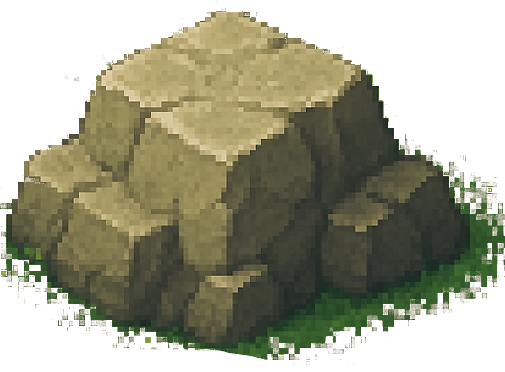
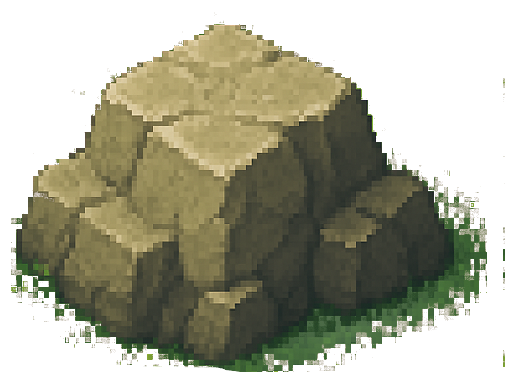
Before/after of a 505×372 layered artwork. What changed in the layer stack:
painted on "Pasted Layer #1" over (0, 0, 505, 372)